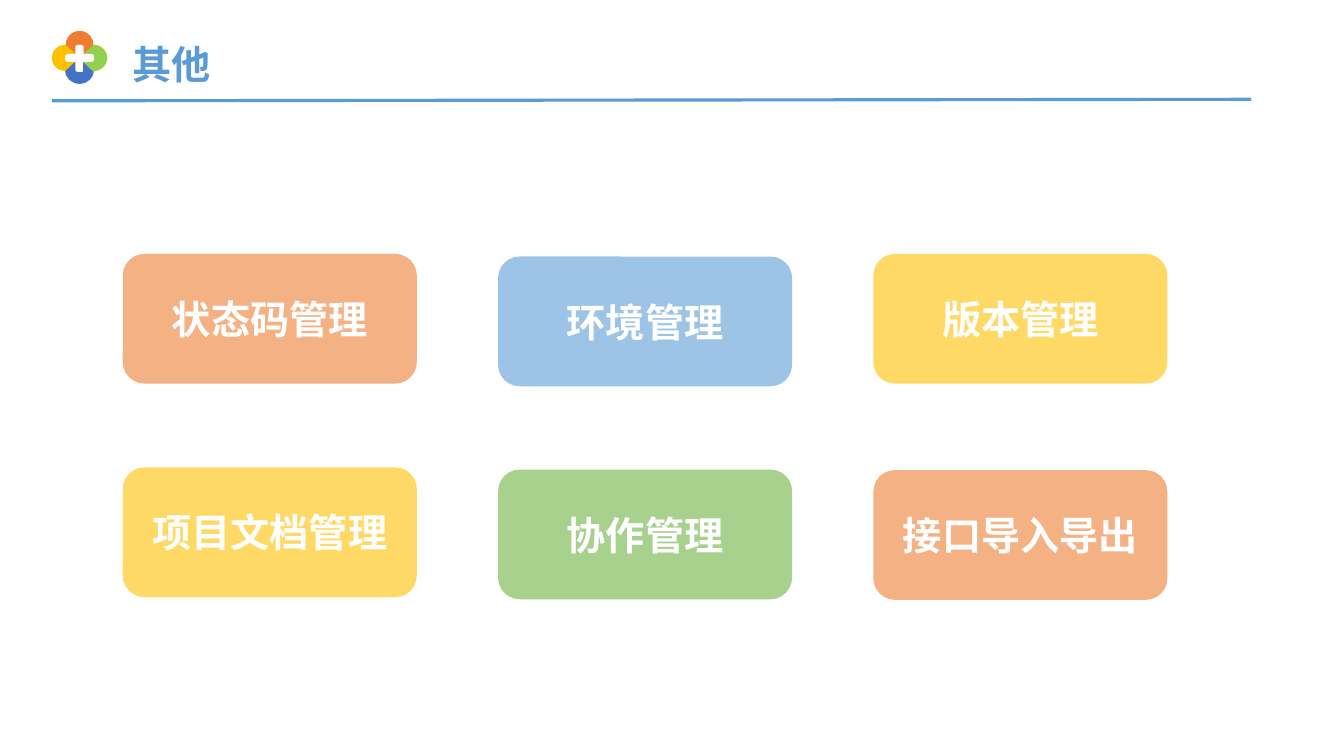
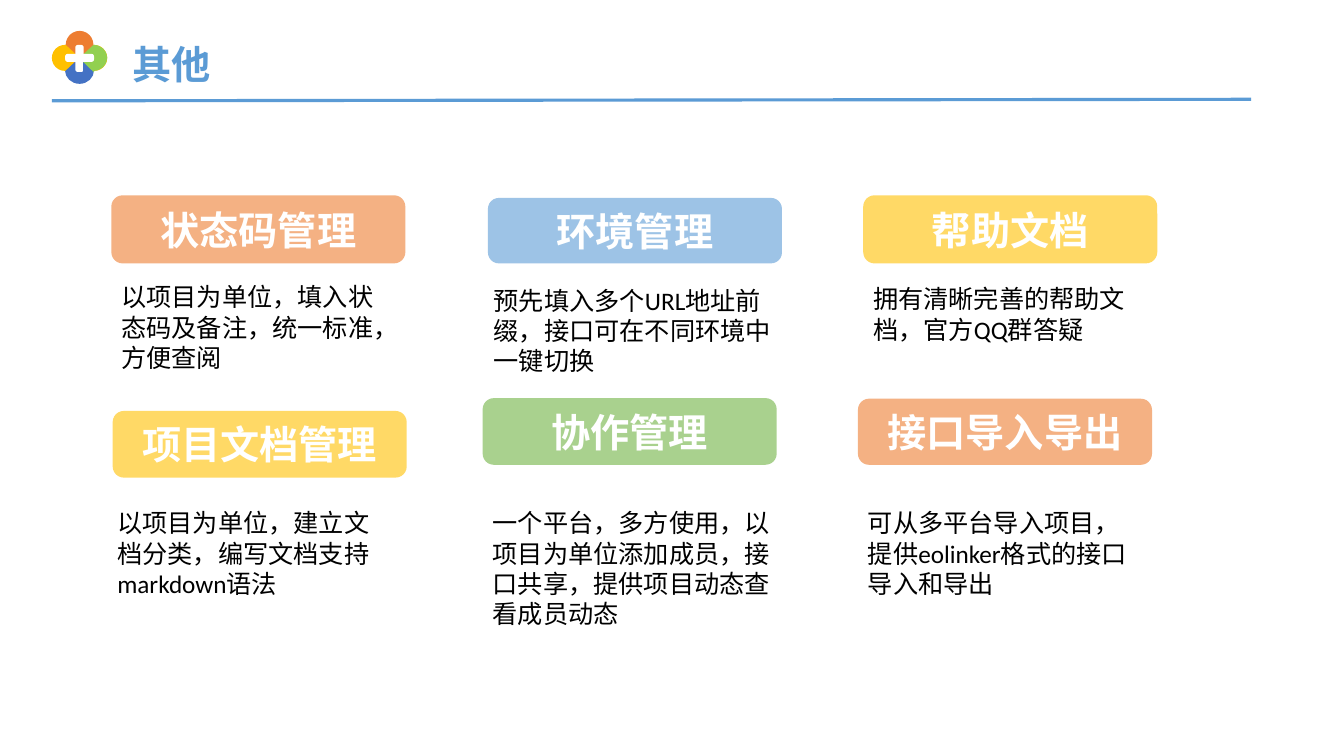
Before and after one commit to yaoxiao1993/ppt, a slide deck: slide 14 of eoLinker接口管理平台分享.pptx. Drawn at 1344x756 pixels with LibreOffice and Linux fonts; fonts in the diff are those of the drawing. Boxes give left, top, right and bottom in pixels: in the first picture for what was removed or moved away, otherwise in the second. Text is boxed around its words. In the diff, an @@ line names an element or a change of style, - is before the commit and + after.

```diff
--- a/eoLinker接口管理平台分享.pptx
+++ b/eoLinker接口管理平台分享.pptx
@@ rounded rectangle "状态码管理": place and size @@
-rounded rectangle "状态码管理" at [123, 254, 417, 384]
+rounded rectangle "状态码管理" at [111, 196, 405, 264]
@@ rounded rectangle "环境管理": place and size @@
-rounded rectangle "环境管理" at [498, 256, 792, 386]
+rounded rectangle "环境管理" at [488, 198, 782, 263]
@@ rounded rectangle "帮助文档": place and size @@
-rounded rectangle "帮助文档" at [873, 254, 1168, 384]
+rounded rectangle "帮助文档" at [863, 196, 1157, 264]
@@ text in rounded rectangle at [932, 211, 1089, 249]: text changed @@
-版本管理
+帮助文档
@@ text added at [121, 284, 398, 369], 18 pt, text #000000 @@
+以项目为单位，填入状态码及备注，统一标准，方便查阅
@@ text added at [494, 288, 771, 372], 18 pt, text #000000 @@
+预先填入多个URL地址前缀，接口可在不同环境中一键切换
@@ text added at [873, 286, 1125, 343], 18 pt, text #000000 @@
+拥有清晰完善的帮助文档，官方QQ群答疑
@@ rounded rectangle "项目文档管理": place and size @@
-rounded rectangle "项目文档管理" at [123, 468, 417, 598]
+rounded rectangle "项目文档管理" at [113, 411, 407, 478]
@@ rounded rectangle "协作管理": place and size @@
-rounded rectangle "协作管理" at [498, 470, 792, 600]
+rounded rectangle "协作管理" at [483, 398, 777, 465]
@@ rounded rectangle "接口导入导出": place and size @@
-rounded rectangle "接口导入导出" at [873, 470, 1168, 600]
+rounded rectangle "接口导入导出" at [858, 399, 1152, 466]
@@ text added at [117, 510, 369, 595], 18 pt, text #000000 @@
+以项目为单位，建立文档分类，编写文档支持markdown语法
@@ text added at [493, 511, 770, 625], 18 pt, text #000000 @@
+一个平台，多方使用，以项目为单位添加成员，接口共享，提供项目动态查看成员动态
@@ text added at [868, 511, 1127, 565], 18 pt, text #000000 @@
+可从多平台导入项目，提供eolinker格式的接口导入和导出
```
Also in this commit, not shown: 6 other slides changed.
